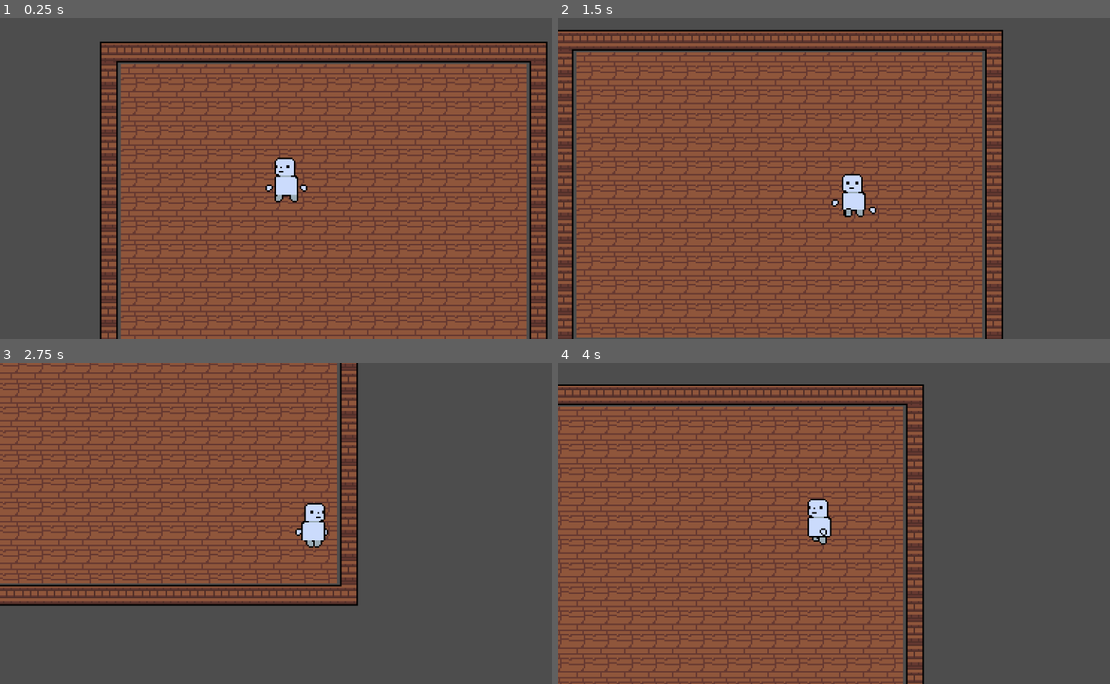
Above: before the commit, frames 1-4 (two rows, left to right).
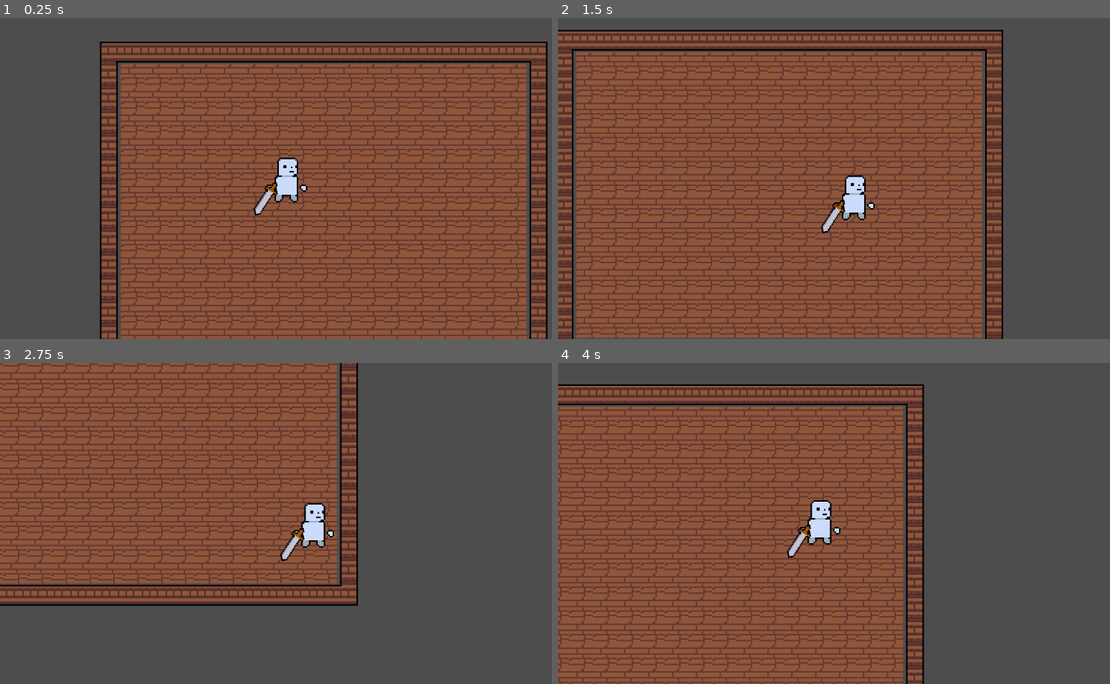
Above: after the commit, the same moments.

Repository: greatcoltini/RoguelikeTest
Game: Godot game, scene res://scenes/main.tscn
The game is run twice, just before and just after one commit, with the same random seed, the same clock (stepped at 60 frames per second) and the same inputs.
Inputs:
- Up to frame 1 (0.25 s): no input
- Up to frame 2 (1.5 s): hold D (right) 0.53-1.28 s; hold Space (space, bound only after the commit) 0.53-1.28 s; hold S (down) from 1.28 s (still down); tap Space (space, bound only after the commit) at 1.35 s
- Up to frame 3 (2.75 s): release S (down) at 2.03 s; hold D (right) from 2.03 s (still down); hold Space (space, bound only after the commit) from 2.03 s (still down)
- Up to frame 4 (4 s): release D (right) at 2.78 s; release Space (space, bound only after the commit) at 2.78 s; hold W (up) 2.78-3.53 s; tap Space (space, bound only after the commit) at 2.85 s; hold A (left) from 3.53 s (still down); hold Space (space, bound only after the commit) from 3.53 s (still down)

The runs differ from the first frame. In frame 1, 0.3% of the frame differs, in the area x 45-55%, y 43-62%; in frame 2, 0.5%, in the area x 47-58%, y 48-68%; in frame 3, 0.3%; in frame 4, 0.5%.

Commit message:
work on the player attack animations, some cleanup

Diff:
--- a/project.godot
+++ b/project.godot
@@ -37,6 +37,11 @@
 "events": [Object(InputEventKey,"resource_local_to_scene":false,"resource_name":"","device":-1,"window_id":0,"alt_pressed":false,"shift_pressed":false,"ctrl_pressed":false,"meta_pressed":false,"pressed":false,"keycode":0,"physical_keycode":68,"key_label":0,"unicode":100,"echo":false,"script":null)
 ]
 }
+space={
+"deadzone": 0.5,
+"events": [Object(InputEventKey,"resource_local_to_scene":false,"resource_name":"","device":-1,"window_id":0,"alt_pressed":false,"shift_pressed":false,"ctrl_pressed":false,"meta_pressed":false,"pressed":false,"keycode":0,"physical_keycode":32,"key_label":0,"unicode":32,"echo":false,"script":null)
+]
+}
 
 [rendering]
 
--- a/scenes/player.gd
+++ b/scenes/player.gd
@@ -4,11 +4,14 @@
 @export var move_speed : float = 100
 @export var starting_position : Vector2 = Vector2(0, 1)
 
+@export var weaponComponent = Node2D;
+
+@export var sprite = Sprite2D
+@export var anim_player = AnimationPlayer
+
 @onready var anim_tree = $AnimationTree
 @onready var state_machine = anim_tree.get("parameters/playback")
 
-@export var sprite = Sprite2D
-@export var anim_player = AnimationPlayer
 
 # init regular variables
 var paused = false
@@ -36,6 +39,11 @@
 		move_and_slide()
 		pick_new_state()
 
+func _input(event: InputEvent):
+
+	if (event.is_action_pressed("space") and not paused):
+		pass
+
 
 
 func update_animation_parameters(move_input : Vector2):
--- a/scenes/player.tscn
+++ b/scenes/player.tscn
@@ -1,7 +1,9 @@
-[gd_scene load_steps=19 format=3 uid="uid://djs0af7g3dxbf"]
+[gd_scene load_steps=28 format=3 uid="uid://djs0af7g3dxbf"]
 
 [ext_resource type="Script" path="res://scenes/player.gd" id="1_px1st"]
 [ext_resource type="Texture2D" uid="uid://d1kwi8b2utwi1" path="res://assets/mainchar/main-char.png" id="1_snmvg"]
+[ext_resource type="Script" path="res://scenes/weaponComponent.gd" id="3_qsd1c"]
+[ext_resource type="Texture2D" uid="uid://c0jc86q7348v2" path="res://assets/weapons/Iron Sword.png" id="4_fb31c"]
 
 [sub_resource type="Animation" id="Animation_o07g4"]
 resource_name = "idle"
@@ -20,6 +22,101 @@
 "update": 1,
 "values": [0, 1, 2]
 }
+tracks/1/type = "value"
+tracks/1/imported = false
+tracks/1/enabled = true
+tracks/1/path = NodePath("weaponComponent/Sprite2D:position")
+tracks/1/interp = 1
+tracks/1/loop_wrap = true
+tracks/1/keys = {
+"times": PackedFloat32Array(0.05, 0.5, 0.8),
+"transitions": PackedFloat32Array(1, 1, 1),
+"update": 1,
+"values": [Vector2(-1, 3), Vector2(-1, 2), Vector2(-1, 3)]
+}
+tracks/2/type = "value"
+tracks/2/imported = false
+tracks/2/enabled = true
+tracks/2/path = NodePath("weaponComponent/Sprite2D:z_index")
+tracks/2/interp = 1
+tracks/2/loop_wrap = true
+tracks/2/keys = {
+"times": PackedFloat32Array(0.05),
+"transitions": PackedFloat32Array(1),
+"update": 1,
+"values": [-1]
+}
+
+[sub_resource type="Animation" id="Animation_rrccv"]
+resource_name = "idle_up"
+length = 0.9
+loop_mode = 1
+step = 0.05
+tracks/0/type = "value"
+tracks/0/imported = false
+tracks/0/enabled = true
+tracks/0/path = NodePath("Sprite2D:frame")
+tracks/0/interp = 1
+tracks/0/loop_wrap = true
+tracks/0/keys = {
+"times": PackedFloat32Array(0, 0.3, 0.6),
+"transitions": PackedFloat32Array(1, 1, 1),
+"update": 1,
+"values": [4, 5, 6]
+}
+tracks/1/type = "value"
+tracks/1/imported = false
+tracks/1/enabled = true
+tracks/1/path = NodePath("weaponComponent/Sprite2D:position")
+tracks/1/interp = 1
+tracks/1/loop_wrap = true
+tracks/1/keys = {
+"times": PackedFloat32Array(0.05, 0.5, 0.85),
+"transitions": PackedFloat32Array(1, 1, 1),
+"update": 1,
+"values": [Vector2(-1, 3), Vector2(-1, 2), Vector2(-1, 3)]
+}
+tracks/2/type = "value"
+tracks/2/imported = false
+tracks/2/enabled = true
+tracks/2/path = NodePath("weaponComponent/Sprite2D:rotation")
+tracks/2/interp = 1
+tracks/2/loop_wrap = true
+tracks/2/keys = {
+"times": PackedFloat32Array(0.05),
+"transitions": PackedFloat32Array(1),
+"update": 0,
+"values": [1.5708]
+}
+tracks/3/type = "value"
+tracks/3/imported = false
+tracks/3/enabled = true
+tracks/3/path = NodePath("weaponComponent/Sprite2D:z_index")
+tracks/3/interp = 1
+tracks/3/loop_wrap = true
+tracks/3/keys = {
+"times": PackedFloat32Array(0.05),
+"transitions": PackedFloat32Array(1),
+"update": 1,
+"values": [0]
+}
+
+[sub_resource type="Animation" id="Animation_k8h2x"]
+resource_name = "walk_down"
+loop_mode = 1
+step = 0.05
+tracks/0/type = "value"
+tracks/0/imported = false
+tracks/0/enabled = true
+tracks/0/path = NodePath("Sprite2D:frame")
+tracks/0/interp = 1
+tracks/0/loop_wrap = true
+tracks/0/keys = {
+"times": PackedFloat32Array(0, 0.25, 0.5, 0.75),
+"transitions": PackedFloat32Array(1, 1, 1, 1),
+"update": 1,
+"values": [16, 17, 18, 19]
+}
 
 [sub_resource type="Animation" id="Animation_46grr"]
 resource_name = "walk_left"
@@ -79,8 +176,8 @@
 "values": [true]
 }
 
-[sub_resource type="Animation" id="Animation_k8h2x"]
-resource_name = "walk_down"
+[sub_resource type="Animation" id="Animation_rv0gq"]
+resource_name = "walk_up"
 loop_mode = 1
 step = 0.05
 tracks/0/type = "value"
@@ -93,19 +190,94 @@
 "times": PackedFloat32Array(0, 0.25, 0.5, 0.75),
 "transitions": PackedFloat32Array(1, 1, 1, 1),
 "update": 1,
-"values": [16, 17, 18, 19]
+"values": [12, 13, 12, 13]
+}
+
+[sub_resource type="Animation" id="Animation_mgne0"]
+resource_name = "attack_down"
+length = 0.6
+step = 0.05
+tracks/0/type = "value"
+tracks/0/imported = false
+tracks/0/enabled = true
+tracks/0/path = NodePath("Sprite2D:frame")
+tracks/0/interp = 1
+tracks/0/loop_wrap = true
+tracks/0/keys = {
+"times": PackedFloat32Array(0, 0.25),
+"transitions": PackedFloat32Array(1, 1),
+"update": 1,
+"values": [0, 2]
+}
+tracks/1/type = "value"
+tracks/1/imported = false
+tracks/1/enabled = true
+tracks/1/path = NodePath("weaponComponent/Sprite2D:position")
+tracks/1/interp = 1
+tracks/1/loop_wrap = true
+tracks/1/keys = {
+"times": PackedFloat32Array(0.05, 0.2, 0.3),
+"transitions": PackedFloat32Array(1, 1, 1),
+"update": 0,
+"values": [Vector2(-20, 14), Vector2(1, 25), Vector2(24, 12)]
+}
+tracks/2/type = "value"
+tracks/2/imported = false
+tracks/2/enabled = true
+tracks/2/path = NodePath("weaponComponent/Sprite2D:z_index")
+tracks/2/interp = 1
+tracks/2/loop_wrap = true
+tracks/2/keys = {
+"times": PackedFloat32Array(0.05),
+"transitions": PackedFloat32Array(1),
+"update": 1,
+"values": [0]
+}
+tracks/3/type = "value"
+tracks/3/imported = false
+tracks/3/enabled = true
+tracks/3/path = NodePath("weaponComponent/Sprite2D:rotation")
+tracks/3/interp = 1
+tracks/3/loop_wrap = true
+tracks/3/keys = {
+"times": PackedFloat32Array(0.05, 0.2, 0.3),
+"transitions": PackedFloat32Array(1, 1, 1),
+"update": 0,
+"values": [3.23751, 2.27996, 1.0844]
 }
 
 [sub_resource type="AnimationLibrary" id="AnimationLibrary_esjgf"]
 _data = {
+"attack_down": SubResource("Animation_mgne0"),
 "idle": SubResource("Animation_o07g4"),
+"idle_up": SubResource("Animation_rrccv"),
 "walk_down": SubResource("Animation_k8h2x"),
 "walk_left": SubResource("Animation_46grr"),
-"walk_right": SubResource("Animation_ii477")
-}
-
-[sub_resource type="AnimationNodeAnimation" id="AnimationNodeAnimation_ugsmr"]
+"walk_right": SubResource("Animation_ii477"),
+"walk_up": SubResource("Animation_rv0gq")
+}
+
+[sub_resource type="AnimationNodeAnimation" id="AnimationNodeAnimation_5kp0f"]
 animation = &"idle"
+
+[sub_resource type="AnimationNodeAnimation" id="AnimationNodeAnimation_qooxv"]
+animation = &"idle_up"
+
+[sub_resource type="AnimationNodeAnimation" id="AnimationNodeAnimation_3m62o"]
+animation = &"idle"
+
+[sub_resource type="AnimationNodeAnimation" id="AnimationNodeAnimation_q3rcn"]
+animation = &"idle_up"
+
+[sub_resource type="AnimationNodeBlendSpace2D" id="AnimationNodeBlendSpace2D_m3mlg"]
+blend_point_0/node = SubResource("AnimationNodeAnimation_5kp0f")
+blend_point_0/pos = Vector2(0, 1)
+blend_point_1/node = SubResource("AnimationNodeAnimation_qooxv")
+blend_point_1/pos = Vector2(0, -1)
+blend_point_2/node = SubResource("AnimationNodeAnimation_3m62o")
+blend_point_2/pos = Vector2(-1, 0)
+blend_point_3/node = SubResource("AnimationNodeAnimation_q3rcn")
+blend_point_3/pos = Vector2(1, 0)
 
 [sub_resource type="AnimationNodeAnimation" id="AnimationNodeAnimation_cfwyf"]
 animation = &"walk_left"
@@ -117,7 +289,7 @@
 animation = &"walk_down"
 
 [sub_resource type="AnimationNodeAnimation" id="AnimationNodeAnimation_302lr"]
-animation = &"walk_down"
+animation = &"walk_up"
 
 [sub_resource type="AnimationNodeBlendSpace2D" id="AnimationNodeBlendSpace2D_gqwg5"]
 blend_point_0/node = SubResource("AnimationNodeAnimation_cfwyf")
@@ -130,25 +302,27 @@
 blend_point_3/pos = Vector2(0, -1)
 blend_mode = 1
 
-[sub_resource type="AnimationNodeStateMachineTransition" id="AnimationNodeStateMachineTransition_8s71t"]
+[sub_resource type="AnimationNodeStateMachineTransition" id="AnimationNodeStateMachineTransition_sxu8u"]
 advance_mode = 2
 
-[sub_resource type="AnimationNodeStateMachineTransition" id="AnimationNodeStateMachineTransition_s21p8"]
-
-[sub_resource type="AnimationNodeStateMachineTransition" id="AnimationNodeStateMachineTransition_ngasa"]
+[sub_resource type="AnimationNodeStateMachineTransition" id="AnimationNodeStateMachineTransition_6qa05"]
+
+[sub_resource type="AnimationNodeStateMachineTransition" id="AnimationNodeStateMachineTransition_hmsgi"]
 
 [sub_resource type="AnimationNodeStateMachine" id="AnimationNodeStateMachine_w1ppe"]
-states/Idle/node = SubResource("AnimationNodeAnimation_ugsmr")
-states/Idle/position = Vector2(330, 100)
+states/Idle/node = SubResource("AnimationNodeBlendSpace2D_m3mlg")
+states/Idle/position = Vector2(343, 100)
 states/Walk/node = SubResource("AnimationNodeBlendSpace2D_gqwg5")
 states/Walk/position = Vector2(515, 100)
-transitions = ["Start", "Idle", SubResource("AnimationNodeStateMachineTransition_8s71t"), "Idle", "Walk", SubResource("AnimationNodeStateMachineTransition_s21p8"), "Walk", "Idle", SubResource("AnimationNodeStateMachineTransition_ngasa")]
+transitions = ["Start", "Idle", SubResource("AnimationNodeStateMachineTransition_sxu8u"), "Idle", "Walk", SubResource("AnimationNodeStateMachineTransition_6qa05"), "Walk", "Idle", SubResource("AnimationNodeStateMachineTransition_hmsgi")]
 graph_offset = Vector2(-47, 6)
 
 [sub_resource type="CapsuleShape2D" id="CapsuleShape2D_d8qp6"]
-
-[node name="player" type="CharacterBody2D" node_paths=PackedStringArray("sprite", "anim_player")]
+height = 24.0
+
+[node name="player" type="CharacterBody2D" node_paths=PackedStringArray("weaponComponent", "sprite", "anim_player")]
 script = ExtResource("1_px1st")
+weaponComponent = NodePath("weaponComponent")
 sprite = NodePath("Sprite2D")
 anim_player = NodePath("AnimationPlayer")
 
@@ -157,14 +331,15 @@
 flip_h = true
 hframes = 4
 vframes = 5
-frame = 2
 
 [node name="AnimationTree" type="AnimationTree" parent="."]
+active = false
 libraries = {
 "": SubResource("AnimationLibrary_esjgf")
 }
 tree_root = SubResource("AnimationNodeStateMachine_w1ppe")
 anim_player = NodePath("../AnimationPlayer")
+parameters/Idle/blend_position = Vector2(0, 0)
 parameters/Walk/blend_position = Vector2(0.00160003, -0.989691)
 
 [node name="AnimationPlayer" type="AnimationPlayer" parent="."]
@@ -173,8 +348,18 @@
 }
 
 [node name="CollisionShape2D" type="CollisionShape2D" parent="."]
+position = Vector2(0, 5)
 shape = SubResource("CapsuleShape2D_d8qp6")
 
 [node name="Camera2D" type="Camera2D" parent="."]
 zoom = Vector2(3, 3)
 position_smoothing_enabled = true
+
+[node name="weaponComponent" type="Node2D" parent="."]
+script = ExtResource("3_qsd1c")
+
+[node name="Sprite2D" type="Sprite2D" parent="weaponComponent"]
+show_behind_parent = true
+position = Vector2(-13.7143, 13.7143)
+rotation = 2.92992
+texture = ExtResource("4_fb31c")
--- /dev/null
+++ b/scenes/weaponComponent.gd
@@ -0,0 +1,15 @@
+extends Node2D
+
+
+# Called when the node enters the scene tree for the first time.
+func _ready():
+	pass # Replace with function body.
+
+
+# Called every frame. 'delta' is the elapsed time since the previous frame.
+func _process(delta):
+	pass
+
+
+func attack():
+	pass
Binary file added: assets/weapons/Iron Sword Sheathed.png
Not shown, added: assets/weapons/Iron Sword Sheathed.png.import
Binary file added: assets/weapons/Iron Sword.png
Not shown, added: assets/weapons/Iron Sword.png.import
